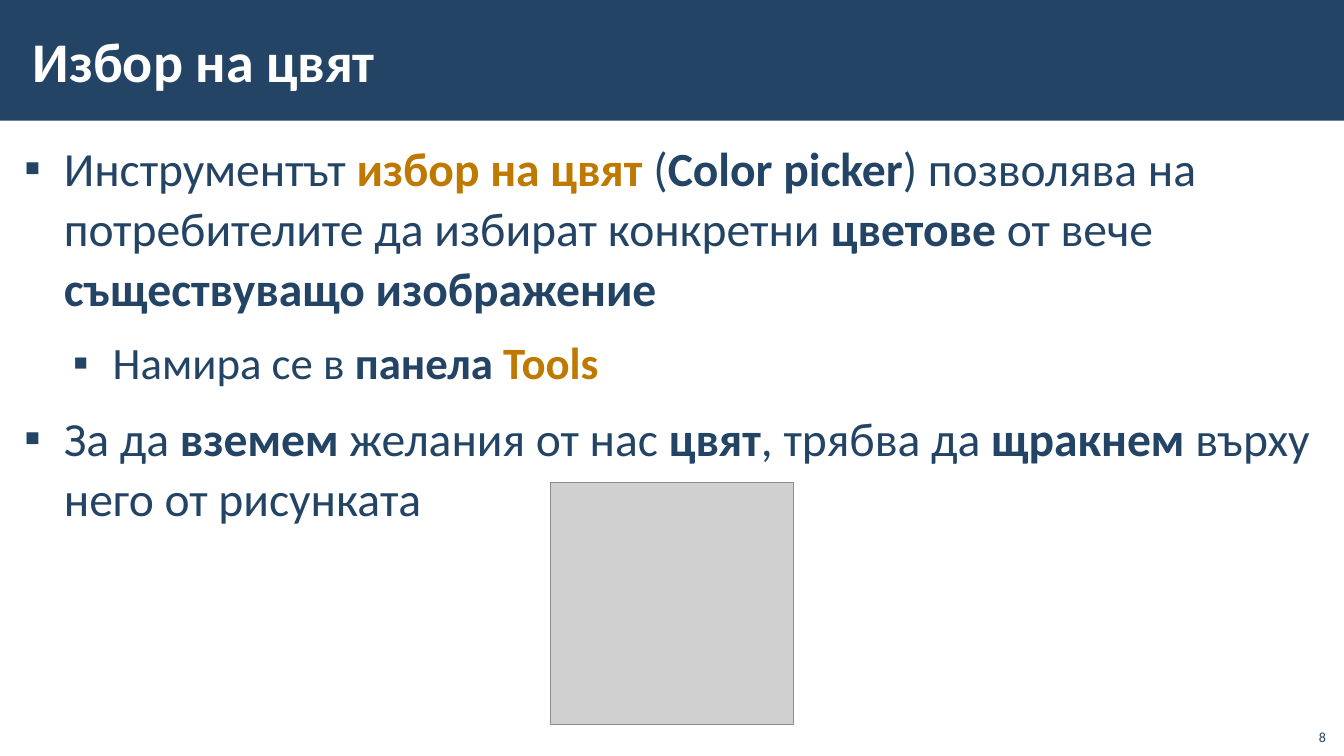
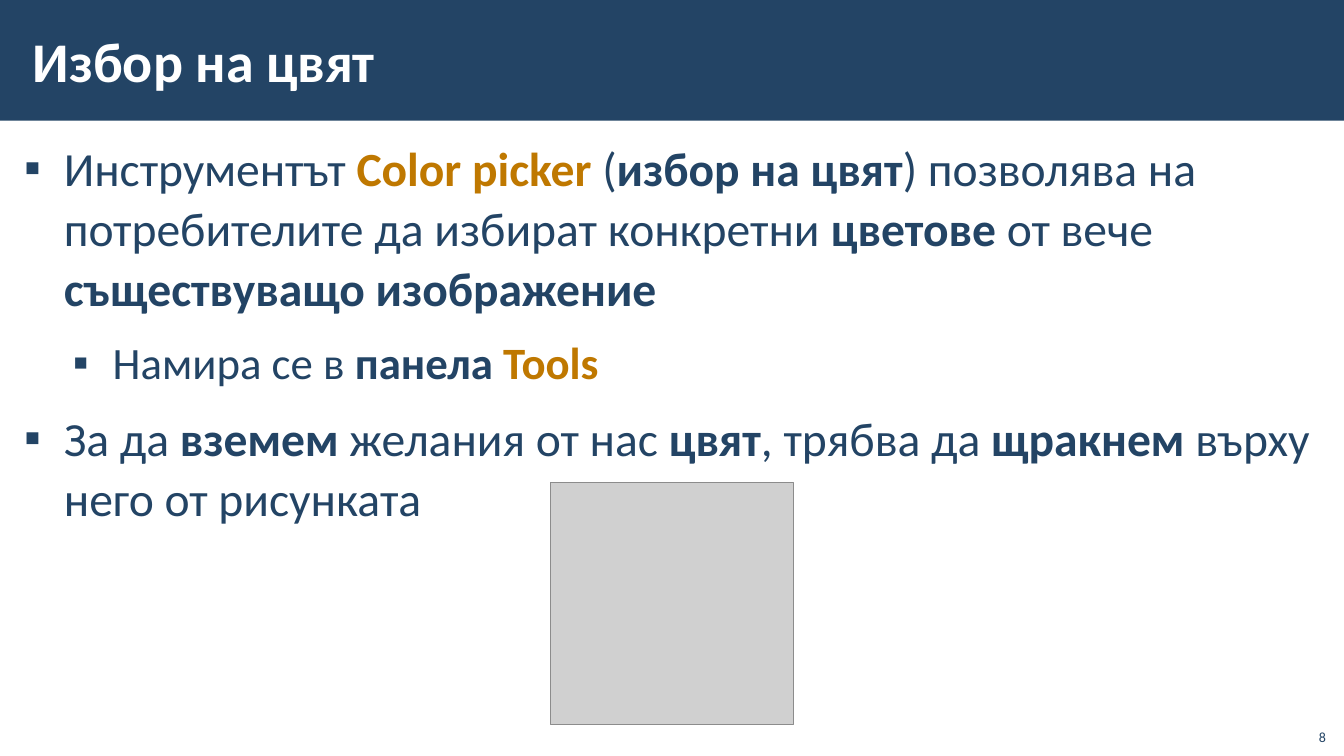
Before and after one commit to BG-IT-Edu/School-Programming, a slide deck: slide 8 of Courses/Computer-Modeling-and-IT/Computer-Modeling-and-IT-5-Class/12-Colour-Palettes/12-Colour-Palettes.pptx. Drawn at 1344x756 pixels with LibreOffice and Linux fonts; fonts in the diff are those of the drawing; grey boxes stand for pictures; background and template pictures are left out. Boxes give left, top, right and bottom in pixels: in the first picture for what was removed or moved away, otherwise in the second. Text is boxed around its words. In the diff, an @@ line names an element or a change of style, - is before the commit and + after.

Commit message:
Minor fixes on color palettes slides

```diff
--- a/Courses/Computer-Modeling-and-IT/Computer-Modeling-and-IT-5-Class/12-Colour-Palettes/12-Colour-Palettes.pptx
+++ b/Courses/Computer-Modeling-and-IT/Computer-Modeling-and-IT-5-Class/12-Colour-Palettes/12-Colour-Palettes.pptx
@@ text at bbox=[64, 151, 1196, 314]: text changed @@
-▪ Инструментът избор на цвят (Color picker) позволява на потребителите да избират конкретни цветове от вече съществуващо изображение
+▪ Инструментът Color picker (избор на цвят) позволява на потребителите да избират конкретни цветове от вече съществуващо изображение
```
Also in this commit, not shown: 5 other slides changed.
